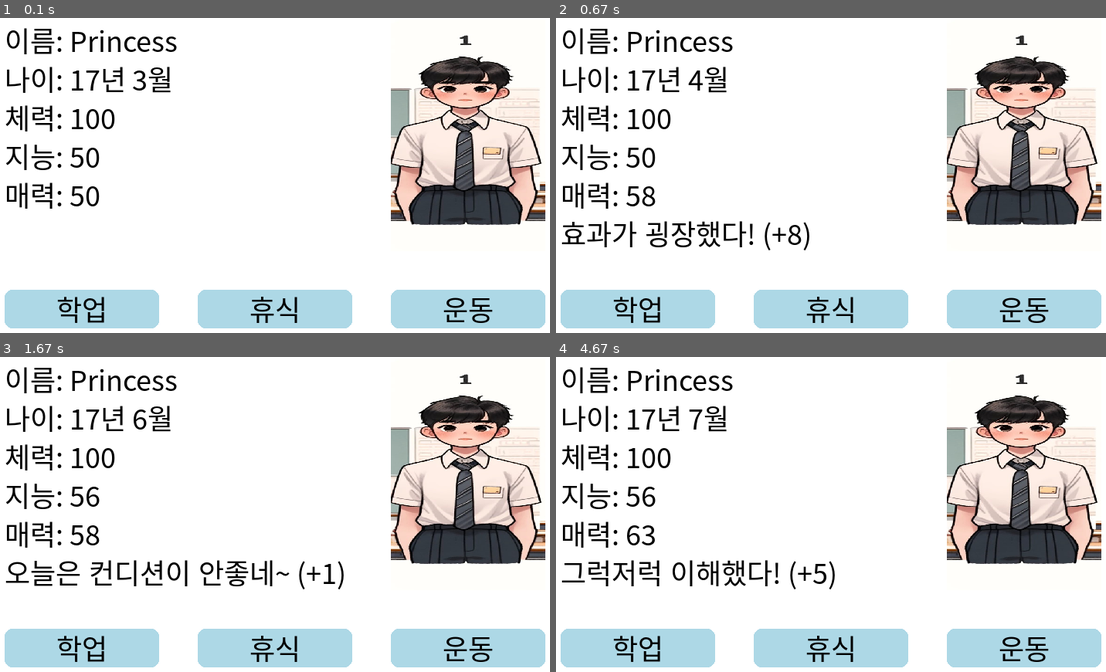
Above: before the commit, frames 1-4 (two rows, left to right).
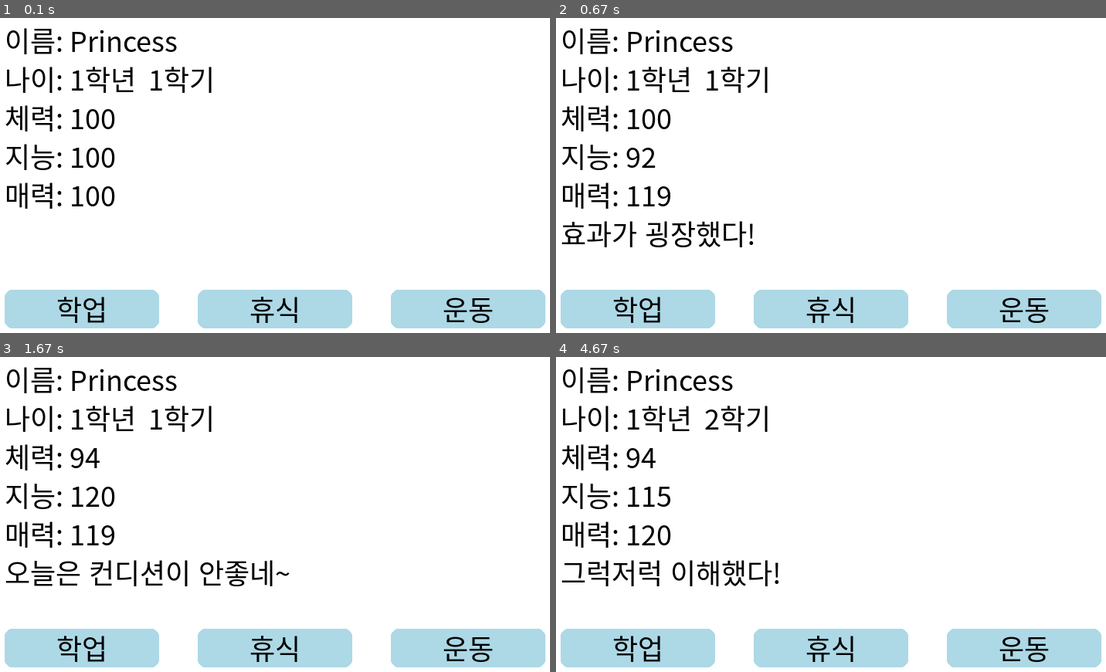
Above: after the commit, the same moments.

Repository: hevnleedk/princess
Game: pygame game, started from import pygame.py
The game is run twice, just before and just after one commit, with the same random seed, the same clock (stepped at 60 frames per second) and the same inputs.
Inputs (mouse positions are in pixels of both pictures, inside the frame that each line leads up to):
- Up to frame 1 (0.1 s): no input
- Up to frame 2 (0.67 s): click "운동" at 0.38 s
- Up to frame 3 (1.67 s): click "학업" at 0.72 s; click "학업" at 1.05 s
- Up to frame 4 (4.67 s): click (831, 609) at 2.38 s; click (957, 514) at 3.22 s; click (1051, 640) at 4.55 s

The runs differ from the first frame. In frame 1, 13% of the frame differs, in the area x 12-100%, y 5-66%; in frame 2, 13%; in frame 3, 14%, in the area x 12-100%, y 5-74%; in frame 4, 14%.

Commit message:
new file:   __pycache__/pygame.cpython-311.pyc 	modified:   import pygame.py

Diff:
--- a/import pygame.py
+++ b/import pygame.py
@@ -17,19 +17,27 @@
 gray = (200, 200, 200)
 blue = (173, 216, 230)
 
-# 한글 폰트 설정 (시스템에 설치된 폰트 경로를 지정해야 합니다//)
+# 한글 폰트 설정
 font_path = "C:/Windows/Fonts/malgun.ttf"  # Windows용 맑은 고딕 폰트
 font = pygame.font.Font(font_path, 36)
+
+# 이미지 경로 설정 (실제 경로로 수정하세요)
+image_paths = [
+    "C:/Users/USER/Desktop/princess/character_image_1.png",
+    "C:/Users/USER/Desktop/princess/character_image_2.png",
+    "C:/Users/USER/Desktop/princess/character_image_3.png"
+]
 
 # 캐릭터 클래스
 class Character:
     def __init__(self, name, image_paths):
         self.name = name
-        self.age_year = 17
+        self.age_year = 1
+        self.haknun = 1
         self.age_month = 3
         self.health = 100
-        self.intelligence = 50
-        self.charm = 50
+        self.intelligence = 100
+        self.charm = 100
         self.message = ""
         self.images = [pygame.image.load(image_path) for image_path in image_paths]
         self.images = [pygame.transform.scale(image, (200, 300)) for image in self.images]
@@ -39,23 +47,54 @@
         self.intelligence += intelligence_change
         self.charm += charm_change
 
+    def downgrade_stats(self, health_change, intelligence_change, charm_change):
+        self.health -= health_change
+        self.intelligence -= intelligence_change
+        self.charm -= charm_change
+
         # 랜덤 값에 따라 메시지 설정
         effect = max(health_change, intelligence_change, charm_change)
         if effect > 7:
-            self.message = f"효과가 굉장했다! (+{max(health_change, intelligence_change, charm_change)})"
+            self.message = "효과가 굉장했다!"
         elif effect > 3:
-            self.message = f"그럭저럭 이해했다! (+{max(health_change, intelligence_change, charm_change)})"
+            self.message = "그럭저럭 이해했다!"
         else:
-            self.message = f"오늘은 컨디션이 안좋네~ (+{max(health_change, intelligence_change, charm_change)})"
+            self.message = "오늘은 컨디션이 안좋네~"
 
     def update_age(self):
         self.age_month += 1
-        if self.age_month > 12:
+        if self.age_month > 6:
             self.age_month = 1
+            self.haknun += 1
+        if self.haknun > 2:
+            self.haknun = 1
             self.age_year += 1
 
     def is_ending(self):
-        return self.age_year == 19 and self.age_month == 12
+        return self.age_year == 3 and self.age_month == 6
+
+    def are_ending(self):
+        return self.health < 0 or self.intelligence < 0 or self.charm < 0
+
+    def get_ending(self):
+        if self.health > 130 and self.intelligence > 130 and self.charm > 130:
+            return "회계사가 되었다!"
+        elif self.intelligence > 120 and self.intelligence > self.charm and self.intelligence > self.health:
+            return "대학원생이 되었다!"
+        elif self.charm > 120 and self.charm > self.intelligence and self.charm > self.health:
+            return "학교마스코트가 되었다!"
+        elif self.health > 120 and self.health > self.charm and self.health > self.intelligence:
+            return "부사관이 되었다!"
+        else:
+            return "다시 세무고를 입학하게 되었다."
+
+    def get_anding(self):
+        if self.health < 0:
+            return "감기에 걸렸다!"
+        elif self.intelligence < 0:
+            return "퇴학당했다!"
+        elif self.charm < 0:
+            return "모쏠이 되었다!"
 
     def get_image(self):
         if self.age_year == 17:
@@ -66,20 +105,7 @@
             return self.images[2]
         return self.images[0]
 
-    def get_ending(self):
-        if self.health > 80 and self.intelligence > 80 and self.charm > 80:
-            return "여왕이 되었다!"
-        elif self.intelligence > 70:
-            return "학자가 되었다!"
-        elif self.charm > 70:
-            return "배우가 되었다!"
-        elif self.health > 70:
-            return "운동선수가 되었다!"
-        else:
-            return "평범한 사람이 되었다."
-
-# 캐릭터 생성 (캐릭터 이미지 경로를 지정하세요)
-image_paths = ["character_image_1.png", "character_image_2.png", "character_image_3.png"]
+# 캐릭터 생성
 princess = Character("Princess", image_paths)
 
 # 버튼 클래스
@@ -108,43 +134,51 @@
 # 메인 루프
 running = True
 ending = False
+anding = False
+
 while running:
     screen.fill(white)
 
     for event in pygame.event.get():
         if event.type == pygame.QUIT:
             running = False
-        elif event.type == pygame.MOUSEBUTTONDOWN and not ending:
+        elif event.type == pygame.MOUSEBUTTONDOWN and not (ending or anding):
             for button in buttons:
                 if button.is_clicked(event):
                     if button.action == "study":
-                        change = random.randint(1, 10)
-                        princess.update_stats(0, change, 0)
+                        princess.update_stats(0, random.randint(1, 30), 0)
+                        princess.downgrade_stats(random.randint(1, 10), 0, 0)
                     elif button.action == "rest":
-                        change = random.randint(1, 10)
-                        princess.update_stats(change, 0, 0)
+                        princess.update_stats(random.randint(1, 30), 0, 0)
+                        princess.downgrade_stats(0, 0, random.randint(1, 10))
                     elif button.action == "exercise":
-                        change = random.randint(1, 10)
-                        princess.update_stats(0, 0, change)
+                        princess.update_stats(0, 0, random.randint(1, 30))
+                        princess.downgrade_stats(0, random.randint(1, 10), 0)
                     princess.update_age()
+
+                    if princess.are_ending():
+                        anding = True
 
                     if princess.is_ending():
                         ending = True
 
-    if ending:
-        # 엔딩 화면
+    # 엔딩 화면
+    if anding:
+        screen.fill(white)
+        ending_text = font.render(princess.get_anding(), True, black)
+        screen.blit(ending_text, (screen_width // 2 - ending_text.get_width() // 2, screen_height // 2 - ending_text.get_height() // 2))
+        pygame.display.flip()
+    elif ending:
         screen.fill(white)
         ending_text = font.render(princess.get_ending(), True, black)
         screen.blit(ending_text, (screen_width // 2 - ending_text.get_width() // 2, screen_height // 2 - ending_text.get_height() // 2))
         pygame.display.flip()
     else:
         # 캐릭터 정보 표시
-        screen.blit(princess.get_image(), (550, 50))
-
         name_text = font.render(f"이름: {princess.name}", True, black)
         screen.blit(name_text, (50, 50))
 
-        age_text = font.render(f"나이: {princess.age_year}년 {princess.age_month}월", True, black)
+        age_text = font.render(f"나이: {princess.age_year}학년  {princess.haknun}학기", True, black)
         screen.blit(age_text, (50, 100))
 
         health_text = font.render(f"체력: {princess.health}", True, black)
